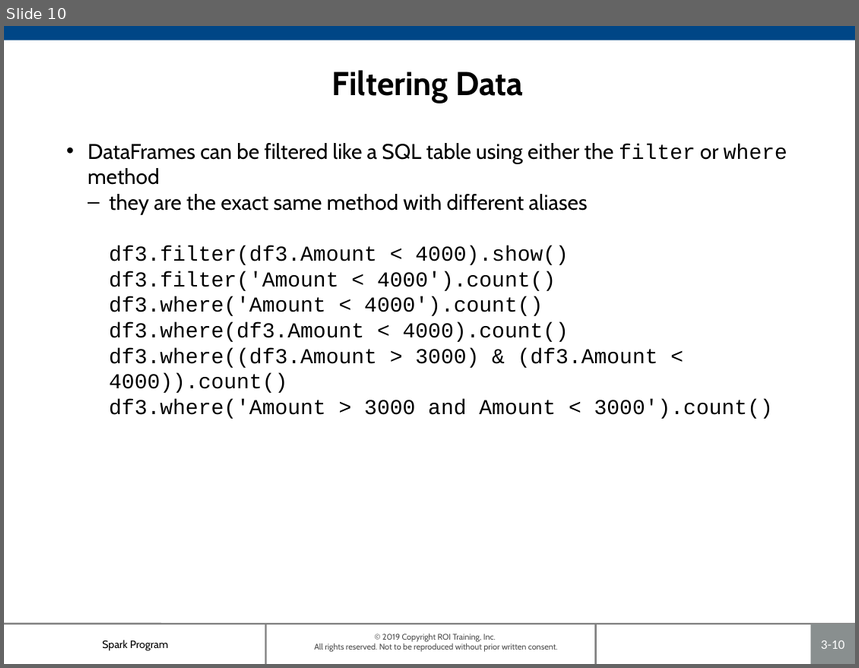
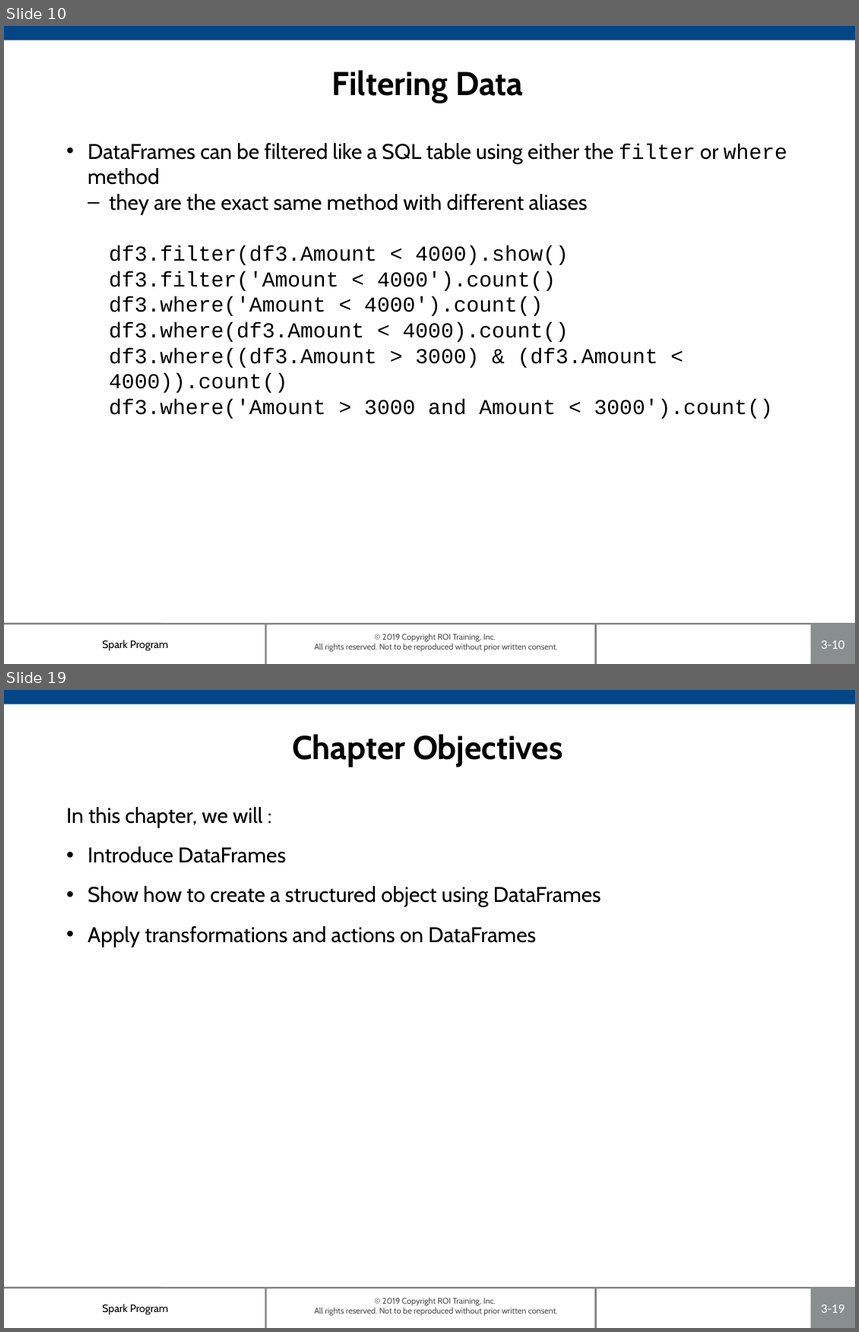
Before and after one commit to roitraining/SparkProgram, a slide deck: Day2/Ch03_DataFrames.pptx. Shown one above the other, each under a label of ours: slide 10 before the commit, slides 10 and 19 after it; the slides between them are not shown. The pictures are 859x668 and 859x1332 pixels, drawn with LibreOffice and Linux fonts; fonts in the diff are those of the drawing; background and template pictures are left out. Boxes give left, top, right and bottom in pixels: in the first picture for what was removed or moved away, otherwise in the second. Text is boxed around its words. In the diff, an @@ line names an element or a change of style, - is before the commit and + after.

```diff
--- a/Day2/Ch03_DataFrames.pptx
+++ b/Day2/Ch03_DataFrames.pptx
@@ slide 19 added at (4,690,855,1328), background #FFFFFF; not listed: 7 template elements that a slide beside it also shows @@
@@ title added at (293,734,563,767), 28 pt, text #000000, bold @@
+Chapter Objectives
@@ text added at (66,807,601,947), 18 pt, text #000000 @@
+In this chapter, we will :
+• Introduce DataFrames
+• Show how to create a structured object using DataFrames
+• Apply transformations and actions on DataFrames
```
Also in this commit, not shown: 2 slides changed, 6 other slides added, 1 slide removed.
